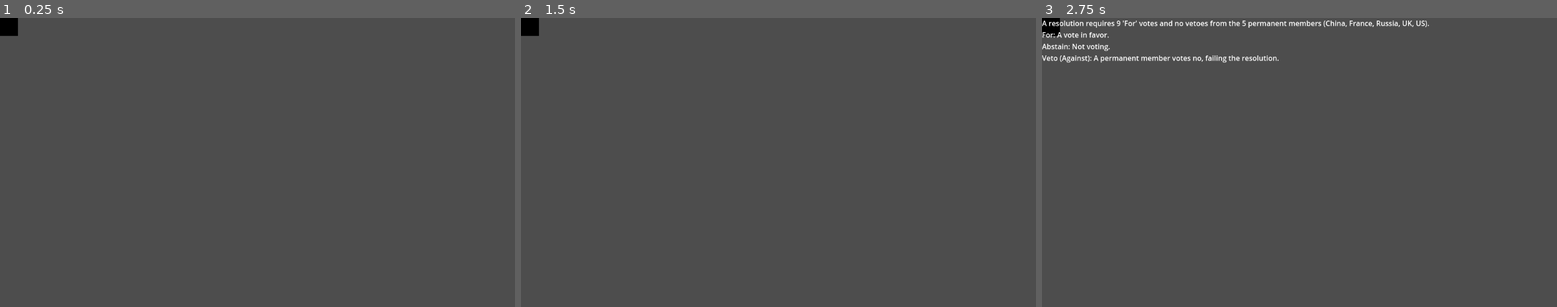
Above: before the commit, frames 1-3 (left to right).
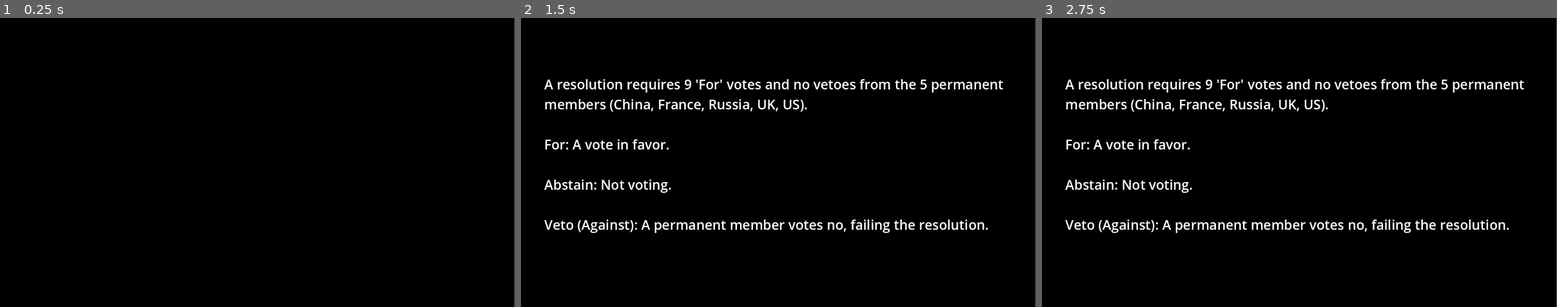
Above: after the commit, the same moments.

Repository: Cailihuashan/UNSC-Where-Is-Peace
Game: Godot game, scene res://scenes/end_screen.tscn
Two runs of this game, one before a commit and one after it. Both use one fixed random seed, a clock stepped at 60 frames per second and the inputs below. This scene is started directly instead of the project's main scene.
Inputs:
- Up to frame 1 (0.25 s): no input
- Up to frame 2 (1.5 s): tap Enter at 0.5 s; hold Right (ui_right) 0.53-1.28 s; tap Space at 1.25 s; hold Down (ui_down) from 1.28 s (still down)
- Up to frame 3 (2.75 s): tap Enter at 2 s; release Down (ui_down) at 2.03 s; hold Right (ui_right) from 2.03 s (still down)

The runs differ from the first frame. In frame 1, 100% of the frame differs, in the area x 0-100%, y 0-100%; in frame 2, 99%; in frame 3, 99%.

Commit message:
Made adjustments to the starting and ending screen
Got rid of the overlaps and and adjusted the texts and more

Diff:
--- a/scenes/end_screen.tscn
+++ b/scenes/end_screen.tscn
@@ -13,39 +13,58 @@
 
 [node name="ColorRect" type="ColorRect" parent="."]
 layout_mode = 0
-offset_right = 40.0
-offset_bottom = 40.0
+offset_right = 1150.0
+offset_bottom = 650.0
 color = Color(0, 0, 0, 1)
 
 [node name="Explanation" type="Label" parent="."]
 visible = false
 layout_mode = 0
-offset_right = 40.0
-offset_bottom = 23.0
-text = "A resolution requires 9 'For' votes and no vetoes from the 5 permanent members (China, France, Russia, UK, US).
+offset_left = 52.0
+offset_top = 127.0
+offset_right = 1202.0
+offset_bottom = 777.0
+theme_override_font_sizes/font_size = 30
+text = "A resolution requires 9 'For' votes and no vetoes from the 5 permanent
+members (China, France, Russia, UK, US).
+
 For: A vote in favor.
+
 Abstain: Not voting.
+
 Veto (Against): A permanent member votes no, failing the resolution."
 
 [node name="For countries" type="Label" parent="."]
 visible = false
 layout_mode = 0
-offset_right = 40.0
-offset_bottom = 23.0
+offset_left = 14.0
+offset_top = 198.0
+offset_right = 1164.0
+offset_bottom = 848.0
+theme_override_font_sizes/font_size = 40
 text = "VOTES FOR:
-China, Russia, France, United Kingdom, Algeria, Denmark, Greece, Guyana, Pakistan, Panama, South Korea, Sierra Leone, Slovenia, Somalia"
+China, Russia, France, United Kingdom, Algeria, Denmark,
+Greece, Guyana, Pakistan, Panama, South Korea,
+Sierra Leone, Slovenia, Somalia"
 
 [node name="Against countries" type="Label" parent="."]
 visible = false
 layout_mode = 0
-offset_right = 40.0
-offset_bottom = 23.0
+offset_left = 417.0
+offset_top = 258.0
+offset_right = 1567.0
+offset_bottom = 908.0
+theme_override_font_sizes/font_size = 40
 text = "VOTED AGAINST:
 United States"
 
 [node name="Vetoed" type="Label" parent="."]
 visible = false
 layout_mode = 0
-offset_right = 40.0
-offset_bottom = 23.0
+offset_left = 197.0
+offset_top = 175.0
+offset_right = 962.0
+offset_bottom = 448.0
+theme_override_colors/font_color = Color(0.9198841, 0, 0.20224488, 1)
+theme_override_font_sizes/font_size = 200
 text = "VETOED"
--- a/scenes/player.tscn
+++ b/scenes/player.tscn
@@ -7,7 +7,7 @@
 radius = 227.0
 height = 578.0
 
-[node name="Player" type="CharacterBody2D"]
+[node name="Player" type="CharacterBody2D" groups=["player"]]
 script = ExtResource("1_g2els")
 
 [node name="Sprite2D" type="Sprite2D" parent="."]
--- a/scenes/start_screen.tscn
+++ b/scenes/start_screen.tscn
@@ -7,14 +7,16 @@
 anchors_preset = 15
 anchor_right = 1.0
 anchor_bottom = 1.0
+offset_top = -1.0
+offset_bottom = -1.0
 grow_horizontal = 2
 grow_vertical = 2
 script = ExtResource("1_tx5wa")
 
 [node name="ColorRect" type="ColorRect" parent="."]
 layout_mode = 0
-offset_right = 40.0
-offset_bottom = 40.0
+offset_right = 1150.0
+offset_bottom = 650.0
 color = Color(0, 0, 0, 1)
 
 [node name="Label" type="Label" parent="."]
@@ -22,14 +24,19 @@
 offset_right = 40.0
 offset_bottom = 23.0
 theme_override_font_sizes/font_size = 25
-text = "On Sep 18th, 2025, the United Nation's Security Council held its monumental 10000th meeting, for the sole purpose on the voting for an immediate ceasefire for the genocide that is happening in the Gaza Strip...
+text = "On Sep 18th, 2025, the United Nation's Security Council held its monumental 10000th meeting,
+for the sole purpose on the voting for an immediate ceasefire for the genocide that is
+happening in the Gaza Strip...
 
 Your mission is to deliever the evidence of genocide out to the world. "
 
 [node name="Button" type="Button" parent="."]
 layout_mode = 0
-offset_right = 8.0
-offset_bottom = 8.0
+offset_left = 445.0
+offset_top = 368.0
+offset_right = 695.0
+offset_bottom = 488.0
+theme_override_font_sizes/font_size = 35
 text = "Begin"
 
 [connection signal="pressed" from="Button" to="." method="_on_button_pressed"]
--- a/scripts/end_screen.gd
+++ b/scripts/end_screen.gd
@@ -3,14 +3,14 @@
 
 # Called when the node enters the scene tree for the first time.
 func _ready() -> void:
-	await get_tree().create_timer(2.0).timeout
+	await get_tree().create_timer(1.0).timeout
 	$Explanation.visible = true
-
 	await get_tree().create_timer(10.0).timeout
+	$Explanation.visible = false
 	$"For countries".visible = true
-
 	await get_tree().create_timer(10.0).timeout
+	$"For countries".visible = false
 	$"Against countries".visible = true
-
 	await get_tree().create_timer(5).timeout
+	$"Against countries".visible = false
 	$Vetoed.visible = true
